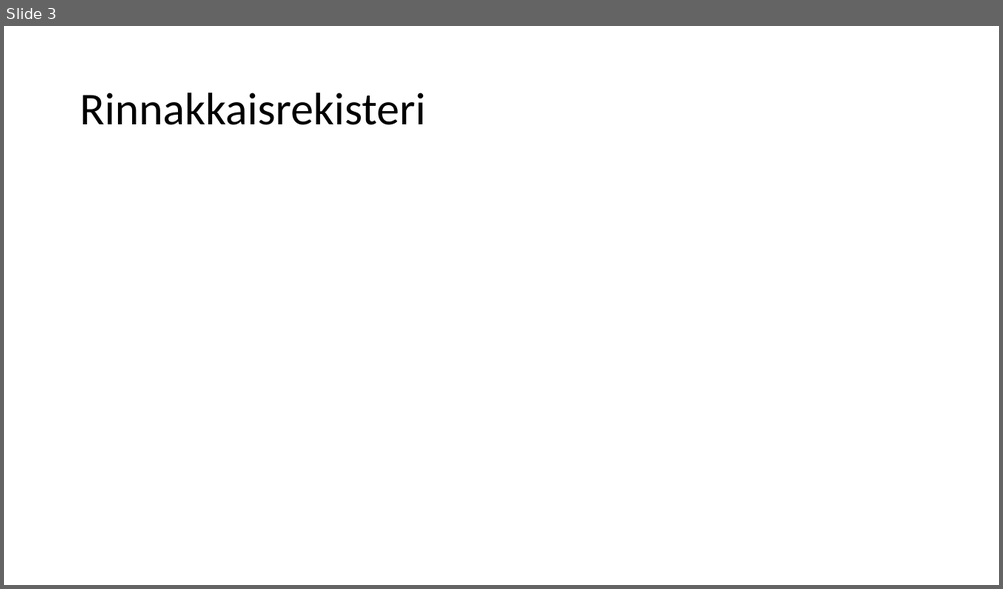
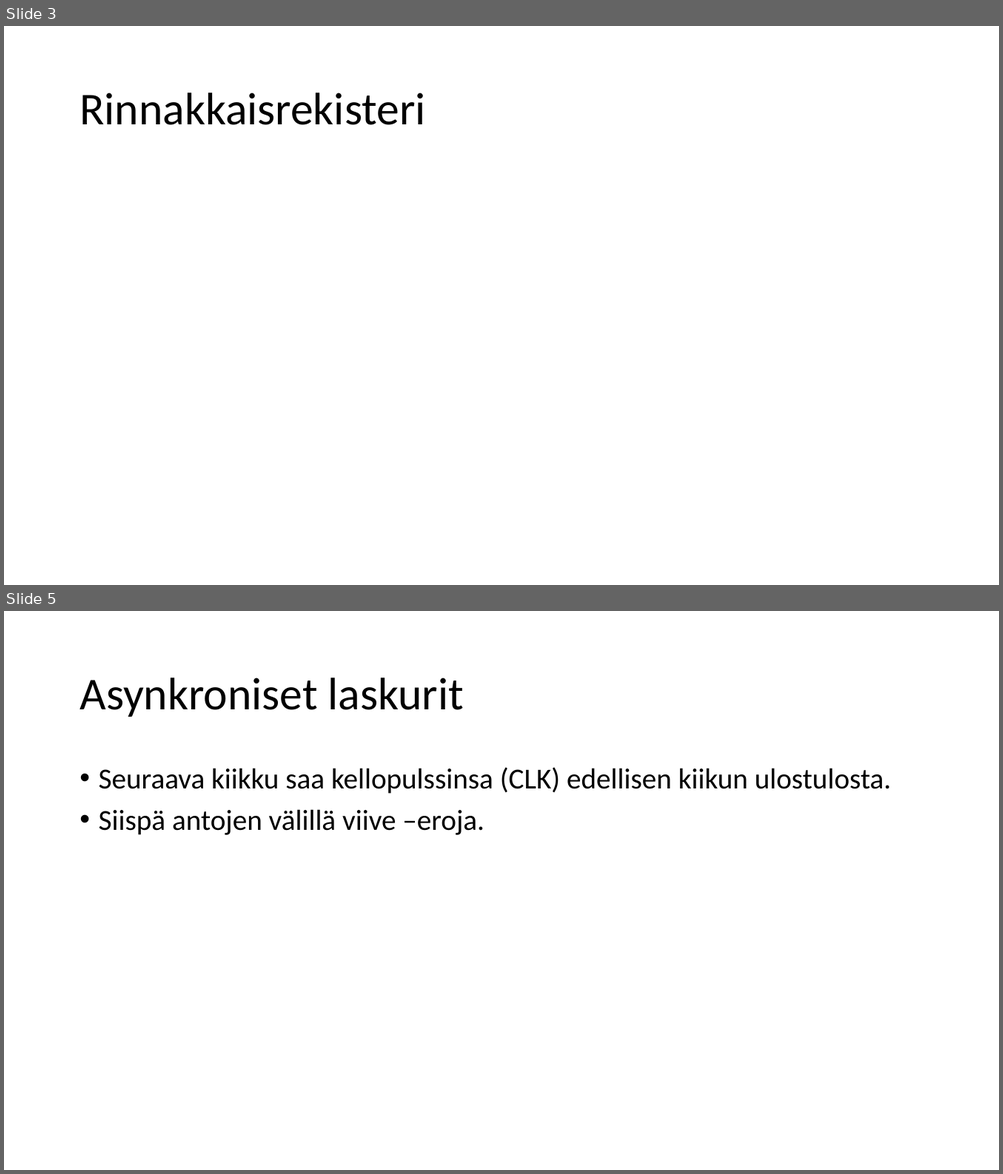
Before and after one commit to ArttuHeinonen/rekisteriLaskurit-digi2013, a slide deck: Rekisterit ja laskurit.pptx. Shown one above the other, each under a label of ours: slide 3 before the commit, slides 3 and 5 after it; the slides between them are not shown. The pictures are 1003x589 and 1003x1174 pixels, drawn with LibreOffice and Linux fonts; fonts in the diff are those of the drawing. Boxes give left, top, right and bottom in pixels: in the first picture for what was removed or moved away, otherwise in the second. Text is boxed around its words. In the diff, an @@ line names an element or a change of style, - is before the commit and + after.

Commit message:
Laskurit 1.0
Ensimmäinen edit

```diff
--- a/Rekisterit ja laskurit.pptx
+++ b/Rekisterit ja laskurit.pptx
@@ slide 5 added at bbox=[4, 611, 999, 1170], background #FFFFFF @@
@@ title added at bbox=[79, 678, 464, 717], 44 pt, text #000000 @@
+Asynkroniset laskurit
@@ text added at bbox=[99, 767, 891, 835], 28 pt, text #000000 @@
+• Seuraava kiikku saa kellopulssinsa (CLK) edellisen kiikun ulostulosta.
+• Siispä antojen välillä viive –eroja.
```
Also in this commit, not shown: 2 other slides added, 3 slides removed.
